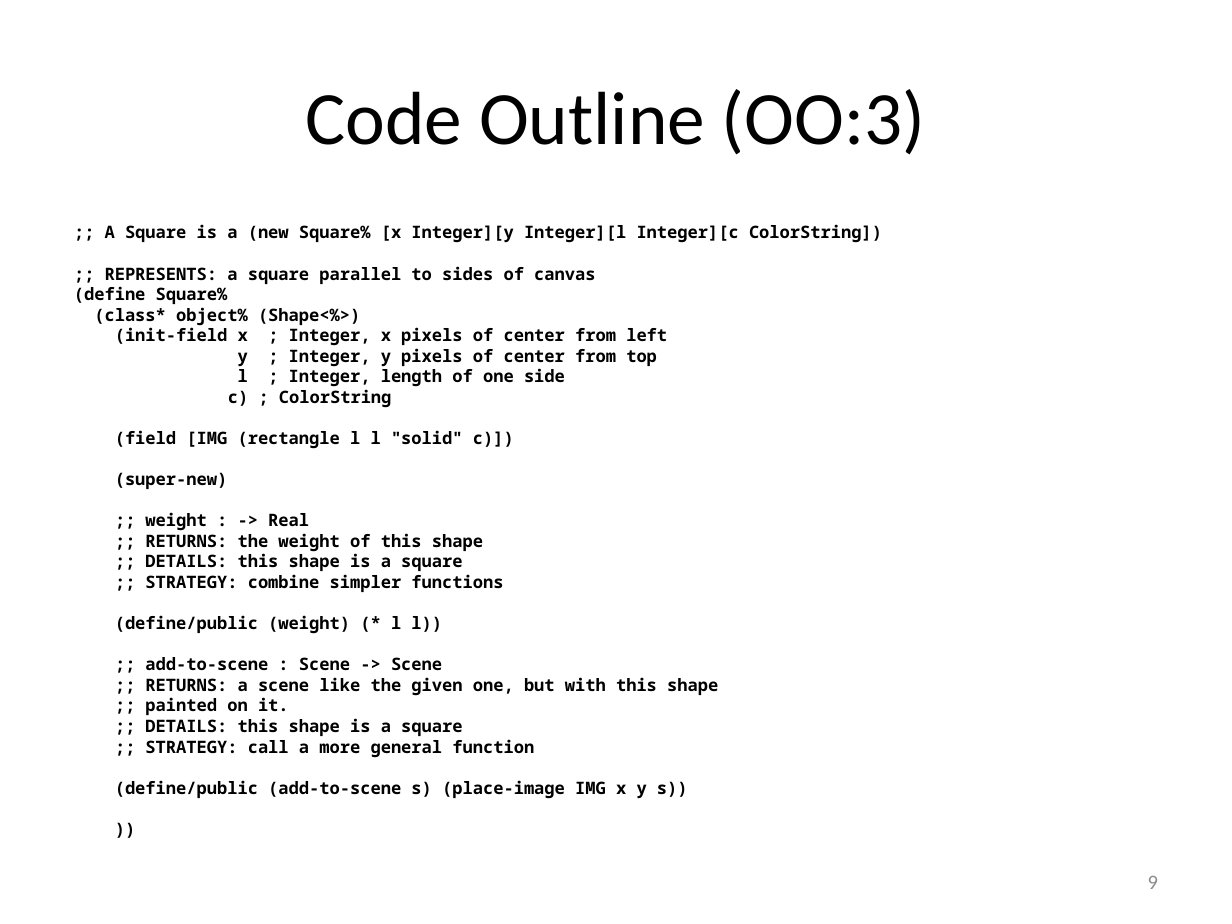
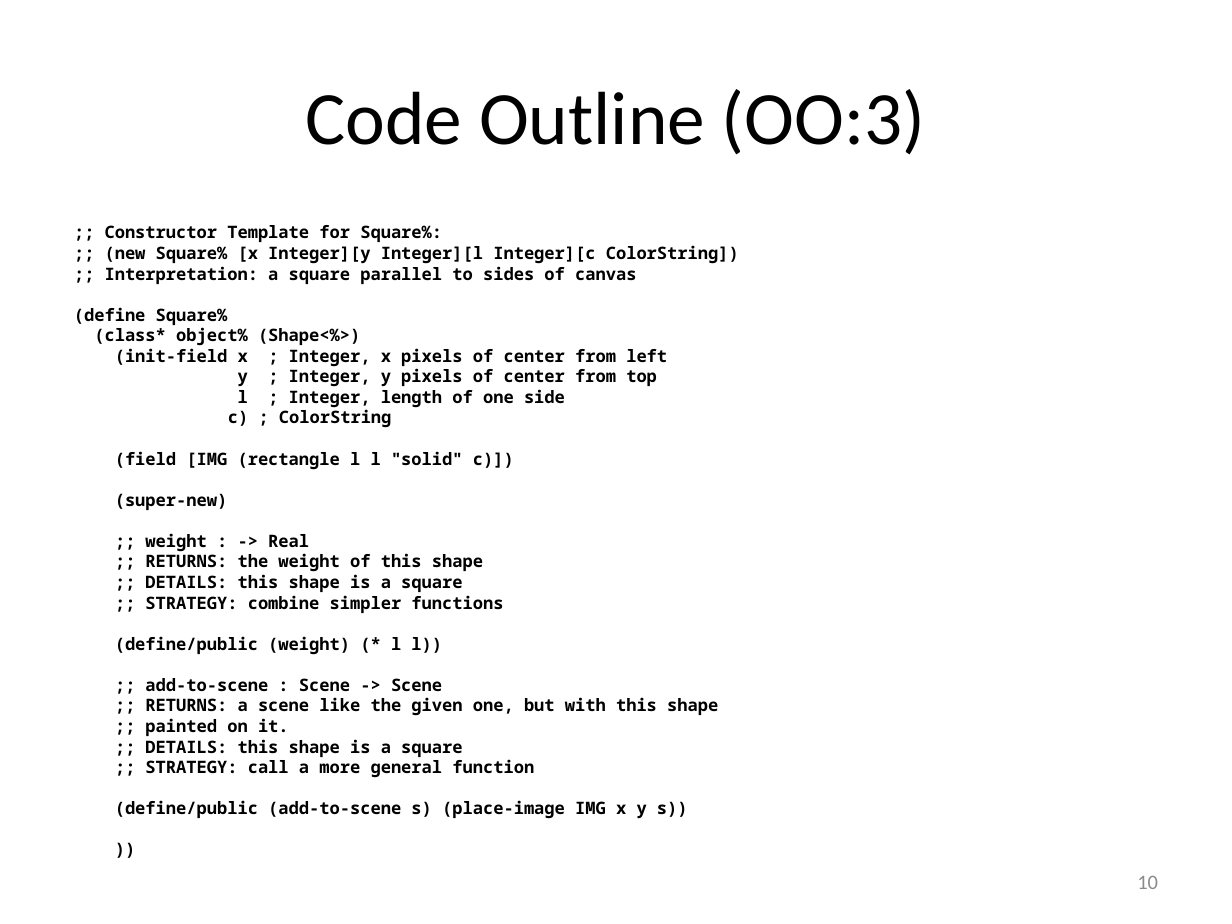
Before and after one commit to mwand/cs5010f16, a slide deck: slide 10 of Slides/Lesson 9.3 Functions vs Classes.pptx (slide 9 before the commit). Drawn at 1232x924 pixels with LibreOffice and Linux fonts; fonts in the diff are those of the drawing. Boxes give left, top, right and bottom in pixels: in the first picture for what was removed or moved away, otherwise in the second. Text is boxed around its words. In the diff, an @@ line names an element or a change of style, - is before the commit and + after.

```diff
--- a/Slides/Lesson 9.3 Functions vs Classes.pptx
+++ b/Slides/Lesson 9.3 Functions vs Classes.pptx
@@ text at (105,225,739,284): text changed @@
-;; A Square is a (new Square% [x Integer][y Integer][l Integer][c ColorString])
-;; REPRESENTS: a square parallel to sides of canvas
+;; Constructor Template for Square%:
+;; (new Square% [x Integer][y Integer][l Integer][c ColorString])
+;; Interpretation: a square parallel to sides of canvas
@@ page number at (1137,876,1158,889): text changed @@
-9
+10
```
Also in this commit, not shown: 10 other slides changed, 1 slide added, 8 other files.
